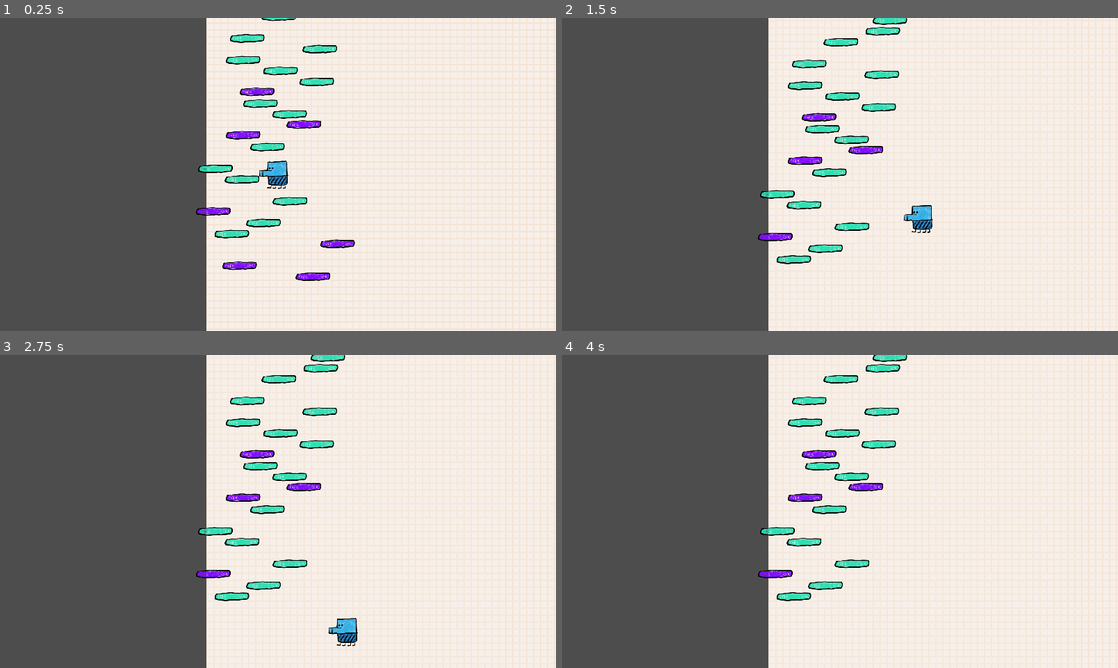
Above: before the commit, frames 1-4 (two rows, left to right).
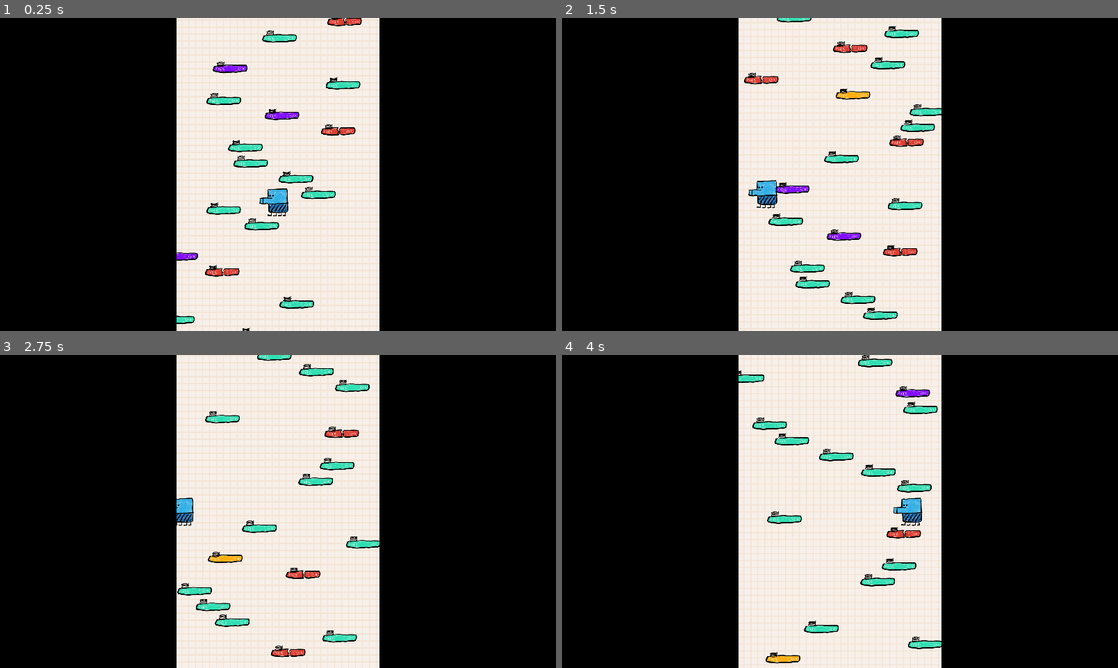
Above: after the commit, the same moments.

Repository: eel-in-denial/Duddle-Jump
Game: Godot game, scene res://scenes/world.tscn
The game is run twice, just before and just after one commit, with the same random seed, the same clock (stepped at 60 frames per second) and the same inputs.
Inputs (mouse positions are in pixels of both pictures, inside the frame that each line leads up to):
- Up to frame 1 (0.25 s): no input
- Up to frame 2 (1.5 s): move the mouse to (962, 158) at 0.52 s; hold Right (right) from 0.53 s (still down); move the mouse to (728, 190) at 1.27 s
- Up to frame 3 (2.75 s): move the mouse to (333, 442) at 2.02 s; release Right (right) at 2.03 s; hold Left (left) from 2.03 s (still down)
- Up to frame 4 (4 s): move the mouse to (812, 574) at 2.77 s; release Left (left) at 2.78 s; hold Right (right) from 2.78 s (still down); move the mouse to (1006, 558) at 3.52 s

The runs differ from the first frame. In frame 1, 79% of the frame differs, in the area x 0-100%, y 0-100%; in frame 2, 78%; in frame 3, 77%; in frame 4, 78%.

Commit message:
movement and platform

Diff:
--- a/project.godot
+++ b/project.godot
@@ -48,4 +48,4 @@
 
 [physics]
 
-2d/default_gravity=1200.0
+2d/default_gravity=2000.0
--- a/scenes/platform.tscn
+++ b/scenes/platform.tscn
@@ -1,22 +1,51 @@
-[gd_scene load_steps=4 format=3 uid="uid://b5ortcmqccxen"]
+[gd_scene load_steps=7 format=3 uid="uid://b5ortcmqccxen"]
 
 [ext_resource type="Script" path="res://scripts/platform.gd" id="1_8xq3e"]
 [ext_resource type="Texture2D" uid="uid://djlgusohbrjg3" path="res://sprites/normal_plat.png" id="2_j7dev"]
+[ext_resource type="Texture2D" uid="uid://c14sjc47uvdsd" path="res://sprites/spring.png" id="3_w2iyk"]
 
 [sub_resource type="RectangleShape2D" id="RectangleShape2D_1q0rk"]
-size = Vector2(116, 21)
+size = Vector2(116, 20)
+
+[sub_resource type="RectangleShape2D" id="RectangleShape2D_tnep1"]
+size = Vector2(116, 20)
+
+[sub_resource type="RectangleShape2D" id="RectangleShape2D_r6cum"]
+size = Vector2(35, 23)
 
 [node name="platform" type="StaticBody2D"]
 texture_filter = 1
 script = ExtResource("1_8xq3e")
 
 [node name="Sprite2D" type="Sprite2D" parent="."]
+position = Vector2(0, -1)
 texture = ExtResource("2_j7dev")
-metadata/_edit_lock_ = true
 
-[node name="CollisionShape2D" type="CollisionShape2D" parent="."]
-position = Vector2(0, 0.5)
+[node name="collision" type="CollisionShape2D" parent="."]
 shape = SubResource("RectangleShape2D_1q0rk")
 one_way_collision = true
 one_way_collision_margin = 10.0
 metadata/_edit_lock_ = true
+
+[node name="Area2D" type="Area2D" parent="."]
+metadata/_edit_lock_ = true
+
+[node name="CollisionShape2D" type="CollisionShape2D" parent="Area2D"]
+shape = SubResource("RectangleShape2D_tnep1")
+debug_color = Color(0.993066, 0, 0.243082, 0.42)
+metadata/_edit_lock_ = true
+
+[node name="spring" type="Area2D" parent="."]
+
+[node name="CollisionShape2D" type="CollisionShape2D" parent="spring"]
+position = Vector2(-33.5, -22.5)
+shape = SubResource("RectangleShape2D_r6cum")
+
+[node name="Sprite2D" type="Sprite2D" parent="spring"]
+position = Vector2(-32, -31)
+texture = ExtResource("3_w2iyk")
+hframes = 2
+
+[connection signal="body_entered" from="Area2D" to="." method="_on_area_2d_body_entered"]
+[connection signal="mouse_entered" from="Area2D" to="." method="_on_area_2d_mouse_entered"]
+[connection signal="body_entered" from="spring" to="." method="_on_spring_body_entered"]
--- a/scenes/world.tscn
+++ b/scenes/world.tscn
@@ -1,8 +1,9 @@
-[gd_scene load_steps=4 format=3 uid="uid://bklxacsige0dr"]
+[gd_scene load_steps=5 format=3 uid="uid://bklxacsige0dr"]
 
 [ext_resource type="Script" path="res://scripts/duddle_world.gd" id="1_1xc7p"]
 [ext_resource type="PackedScene" uid="uid://cfn1kmw82cthc" path="res://scenes/doodle.tscn" id="2_1t0ia"]
 [ext_resource type="Texture2D" uid="uid://dwa8k6p2u1yva" path="res://sprites/background.png" id="3_cpo2q"]
+[ext_resource type="Texture2D" uid="uid://b7tpigq5ltc4v" path="res://sprites/blackbars.png" id="4_gxcic"]
 
 [node name="Duddle World" type="Node2D"]
 script = ExtResource("1_1xc7p")
@@ -18,6 +19,11 @@
 [node name="Platforms" type="Node2D" parent="."]
 
 [node name="Doodle" parent="." instance=ExtResource("2_1t0ia")]
+position = Vector2(960, 540)
 
 [node name="Camera" type="Camera2D" parent="."]
-position = Vector2(225, 375)
+position = Vector2(960, 200)
+
+[node name="Sides" type="Sprite2D" parent="Camera"]
+texture_filter = 1
+texture = ExtResource("4_gxcic")
--- a/scripts/Doodle.gd
+++ b/scripts/Doodle.gd
@@ -1,10 +1,9 @@
 extends CharacterBody2D
 
 
-const SPEED = 300.0
-const JUMP_VELOCITY = -750.0
+const SPEED =500.0
+const JUMP_VELOCITY = -1200.0
 # Get the gravity from the project settings to be synced with RigidBody nodes.
-var gravity = ProjectSettings.get_setting("physics/2d/default_gravity")
 var initialJump = true
 var type = "character"
 var last_collision
@@ -12,7 +11,7 @@
 func _physics_process(delta):
 	# Add the gravity.
 	if not is_on_floor():
-		velocity.y += gravity * delta
+		velocity.y += Global.gravity * delta
 
 	# Handle jump.
 	if is_on_floor():
@@ -28,6 +27,11 @@
 	else:
 		velocity.x = move_toward(velocity.x, 0, 30)
 
+	if position.x < 600:
+		position.x = 1320
+	elif position.x > 1320:
+		position.x = 600
+
 	move_and_slide()
 	if get_last_slide_collision():
 		last_collision = get_slide_collision(0).get_collider()
--- a/scripts/duddle_world.gd
+++ b/scripts/duddle_world.gd
@@ -32,5 +32,9 @@
 	for i in range(plat_per_screen):
 		if (Global.random.randf()) <= plat_chance:
 			platform_instance = platform_scene.instantiate()
-			platform_instance.initialise(Global.random.randf_range(0, Global.screen_width), plat_generate_thresh+Global.screen_height - i*Global.screen_height/20)
+			platform_instance.initialise(Global.random.randf_range(610, Global.screen_width-610), plat_generate_thresh+Global.screen_height - i*Global.screen_height/20)
 			platform_container.add_child(platform_instance)
+
+func _input(event):
+	if event.is_action_pressed("ui_cancel"):
+		get_tree().quit()
--- a/scripts/global.gd
+++ b/scripts/global.gd
@@ -1,8 +1,10 @@
 extends Node
 var random = RandomNumberGenerator.new()
 
-var screen_width = 450
-var screen_height = 750
+var screen_width = 1920
+var screen_height = 1080
+
+var gravity = 2000
 
 # Called when the node enters the scene tree for the first time.
 func _ready():
--- a/scripts/platform.gd
+++ b/scripts/platform.gd
@@ -4,20 +4,56 @@
 var sprite
 var normal_texture = preload("res://sprites/normal_plat.png")
 var breakable_texture = preload("res://sprites/breaking_plat.png")
+var crumbling_texture = preload("res://sprites/crumbling_plat.png")
+var moving_texture = preload("res://sprites/moving_plat.png")
+var ver_moving_texture = preload("res://sprites/vert_moving_plat.png")
+var switching = preload("res://sprites/switching_plat.png")
 var break_state = false
+var collision
+var direction = 3
 # Called when the node enters the scene tree for the first time.
 
 func initialise(x, y):
 	sprite = $Sprite2D
-	var plat_type = ["normal", "normal", "normal", "normal", "normal", "normal", "normal", "breakable", "breakable", "breakable"]
+	var plat_type = ["normal", "normal", "normal", "normal", "normal", "breakable", "crumbling", "moving", "ver_moving", "switching"]
 	self.position = Vector2(x, y)
 	type = plat_type[Global.random.randi_range(0, 9)]
 	if type == "normal":
 		sprite.set_texture(normal_texture)
 	elif type == "breakable":
 		sprite.set_texture(breakable_texture)
+	elif type == "crumbling":
+		sprite.set_texture(crumbling_texture)
+		collision = $collision
+		collision.disabled = true
+	elif type == "moving":
+		sprite.set_texture(moving_texture)
+	#elif type == "ver_moving":
+		#sprite.set_texture(ver_moving_texture)
+	#elif type == "switching":
+		#sprite.set_texture(switching)
 
 
 # Called every frame. 'delta' is the elapsed time since the previous frame.
 func _process(delta):
-	pass
+	if type == "moving":
+		position.x += direction
+		if position.x > 1250:
+			direction = -3
+		if position.x < 660:
+			direction = 3
+
+
+
+func _on_area_2d_body_entered(body):
+	if type == "crumbling" and body.velocity.y > 0:
+		queue_free()
+
+
+#func _on_area_2d_mouse_entered():
+	#print(position.x)
+
+
+func _on_spring_body_entered(body):
+	if body.type == "character" and body.velocity.y >= -100:
+		body.velocity.y = body.JUMP_VELOCITY*1.5
Binary file added: sprites/blackbars.png
Not shown, added: sprites/blackbars.png.import
Binary file added: sprites/spring.png
Not shown, added: sprites/spring.png.import
